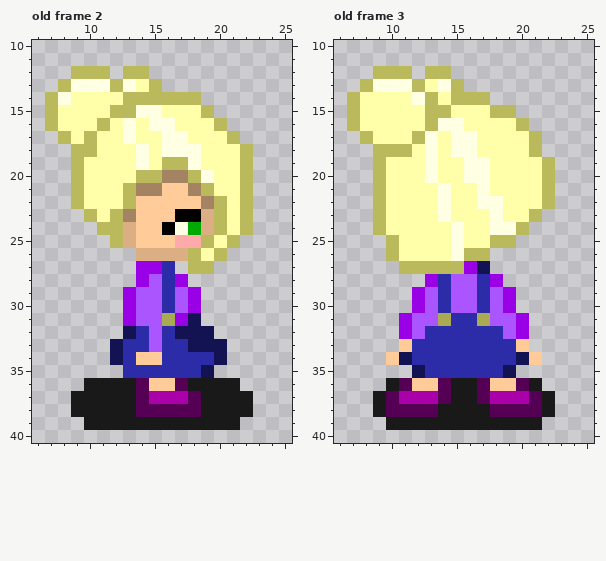
Two versions of one pixel-art file, Assets/player.ase. The picture above was drawn from the file before the commit.
32x48 pixels, 4 frames. Shown: old frame 2: x 6..25, y 10..40; old frame 3: x 6..25, y 10..40. The commit also changed other frames, which this record leaves out.
Now the later version:
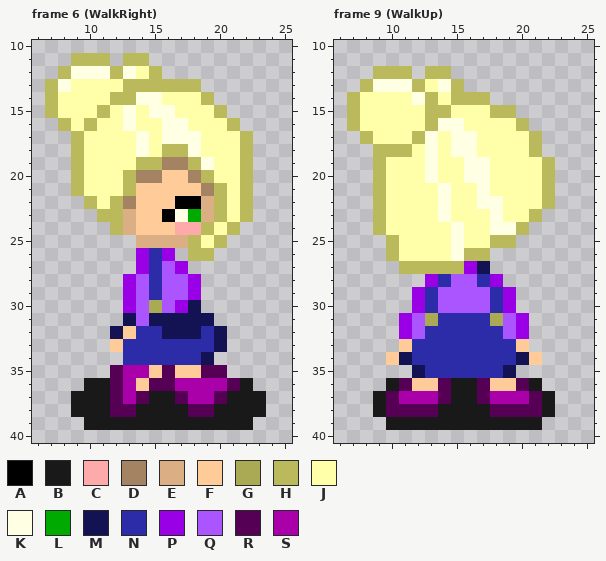
Palette (. is transparent): A #000000  B #191919  C #ffaaaa  D #a48362  E #dbae84  F #ffcc99  G #aaaa55  H #baba5d  J #ffffaa  K #ffffe3  L #00aa00  M #131354  N #2c2ca8  P #9900e6  Q #aa55ff  R #550055  S #aa00aa
A new or re-ordered frame is compared with the old frame closest to it.
What changed:
frames 4 -> 16
Frame 6 (WalkRight) is new; against old frame 2, layers "Head", "Bun", "Body":
y 11: x 9..11 ... -> HHH; x 13..14 .. -> HH
y 12: x 8..15 .HHH.HH. -> HKKKHKJH
y 13: x 7..14 .HKKKHKJ -> HKJJJJHH; x 16..18 ... -> HHH
y 14: x 8 K -> J; x 12 J -> H; x 14..19 HHHHH. -> KKJJJH
y 15: x 11..14 JHHK -> HJKJ; x 16 J -> K; x 19..20 H. -> JH
y 16: x 7..8 HJ -> .H; x 10..11 JH -> HJ; x 15 K -> J; x 17 J -> K; x 20..21 H. -> JH
y 17: x 8..10 HJH -> .HJ; x 13..14 KJ -> JK; x 18 J -> K; x 21..22 H. -> JH
y 18: x 10 H -> J; x 16..17 KK -> HH
y 19: x 14..19 KJHHKJ -> HHDDHK
y 20: x 13..19 JHHDDHK -> HDDFFDH
y 21: x 14..15 DD -> FF; x 18..20 DHJ -> FDH
y 22: x 9..10 HJ -> .H; x 12..13 JH -> HD; x 17..19 FFD -> AAE
y 23: x 10..11 HJ -> .H; x 13 D -> E; x 16..18 FAA -> AKL
y 24: x 11 H -> .; x 16..22 AKLEHJH -> FCCHJH.
y 25: x 12..21 HEFFFCCHJH -> ..EEEEHJH.
y 26: x 14..17 EEEE -> PNP.; x 19..20 JH -> H.
y 27: x 15..19 PN.HH -> NQP..
y 28: x 13..18 .PQNP. -> PQNQQP
y 29: x 15..16 QN -> NQ
y 30: x 15..18 QNQP -> GQPM
y 31: x 13 P -> M; x 15..17 QGP -> MMM; x 19 . -> M
y 32: x 12..13 .M -> MF; x 15..16 QN -> NM; x 19..20 M. -> NM
y 33: x 12 M -> F; x 15 Q -> N; x 18..19 MM -> NN
y 34: x 12 M -> .; x 14..15 FF -> NN; x 19..20 NM -> M.
y 35: x 12..20 .NNNNNNM. -> RSSFRFFRR
y 36: x 12..22 BBRFFRBBBB. -> RSFRRSSSSRB
y 37: x 12..13 BB -> RS; x 15..20 SSSRBB -> BBRSSR; x 23 . -> B
y 38: x 12..17 BBRRRR -> RRBBBB; x 19 B -> R; x 23 . -> B
y 39: x 22 . -> B
Frame 9 (WalkUp) is new; against old frame 3, layer "Body":
y 29..30: x 13..14 QN -> NQ; x 17..18 NQ -> QN
y 31: x 13..14 QG -> GN; x 17..18 GQ -> NG
Boxes around the changes in both pictures, in picture pixels (x1, y1, x2, y2):
changed: (45, 53, 266, 430)
changed: (425, 287, 503, 326)
